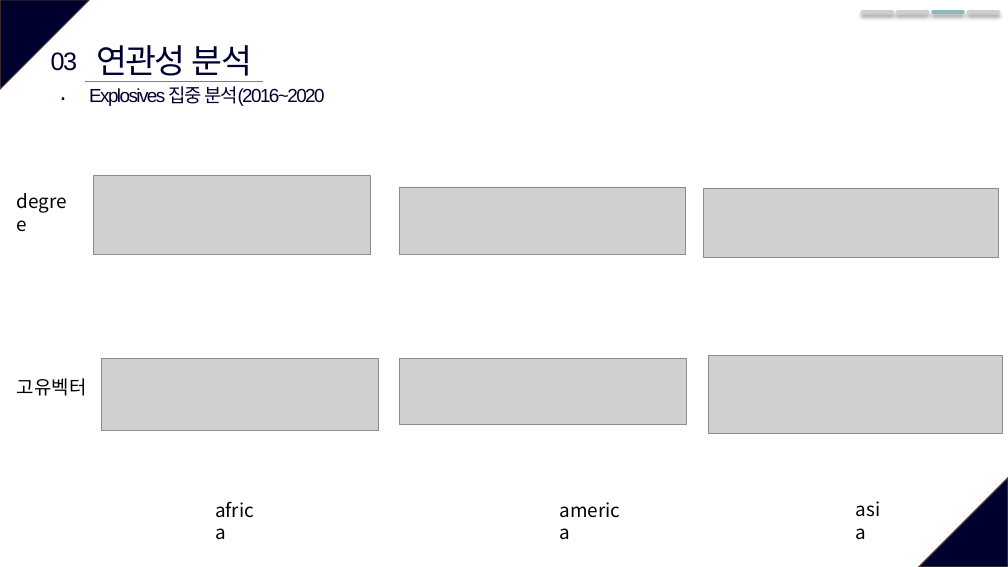
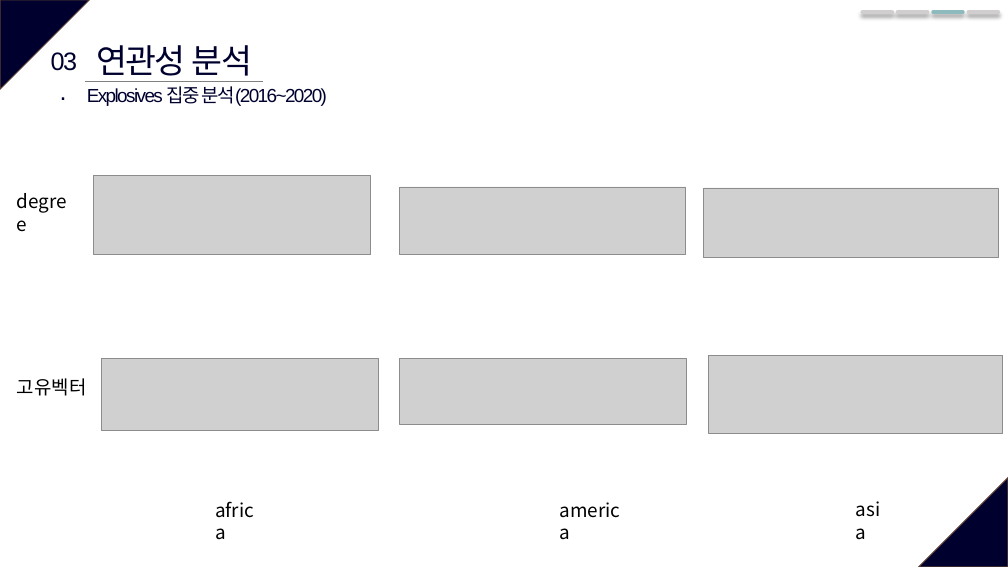
Before and after one commit to geonno/terrorism, a slide deck: slide 32 of 발표.pptx (slide 33 before the commit). Drawn at 1008x567 pixels with LibreOffice and Linux fonts; fonts in the diff are those of the drawing; grey boxes stand for pictures. Boxes give left, top, right and bottom in pixels: in the first picture for what was removed or moved away, otherwise in the second. Text is boxed around its words. In the diff, an @@ line names an element or a change of style, - is before the commit and + after.

```diff
--- a/발표.pptx
+++ b/발표.pptx
@@ text at (x1=87, y1=86, x2=327, y2=106): text changed @@
-Explosives 집중 분석(2016~2020
+Explosives 집중 분석(2016~2020)
```
Also in this commit, not shown: 1 other slide changed, 1 slide removed, 5 other files.
